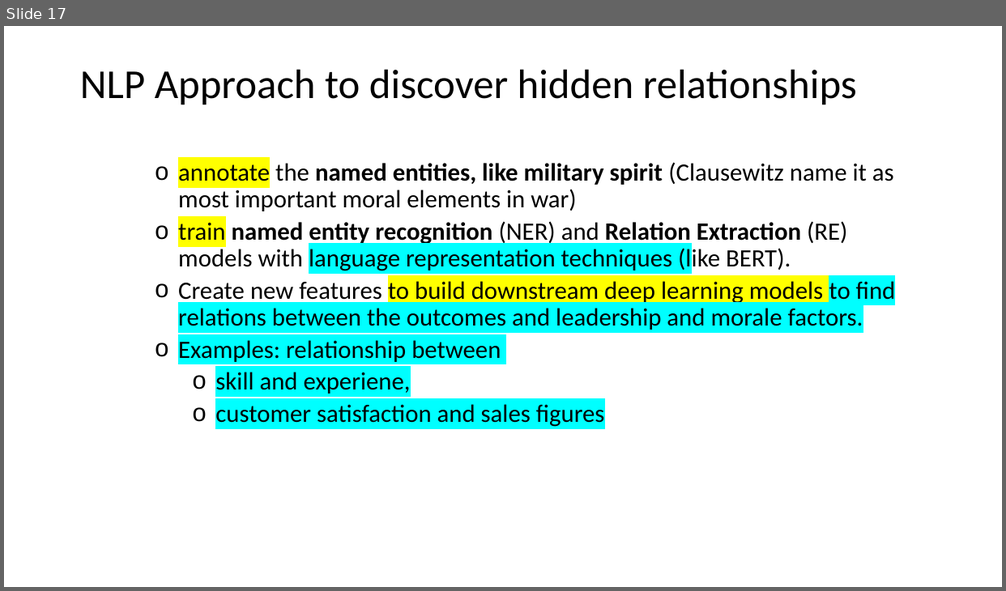
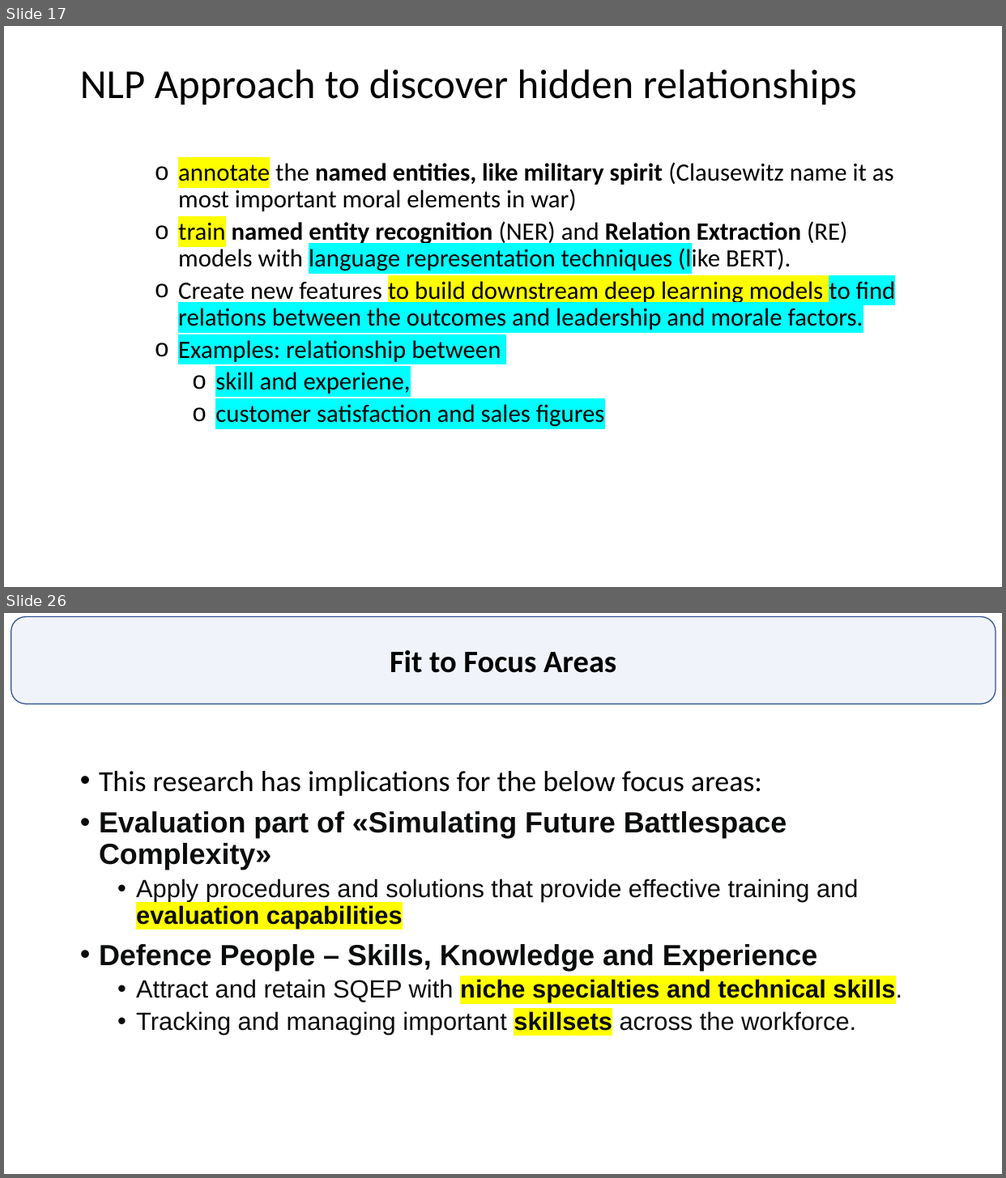
Before and after one commit to GurkanGitHub/PhD, a slide deck: PhD Discussion.pptx. Shown one above the other, each under a label of ours: slide 17 before the commit, slides 17 and 26 after it; the slides between them are not shown. The pictures are 1006x591 and 1006x1178 pixels, drawn with LibreOffice and Linux fonts; fonts in the diff are those of the drawing. Boxes give left, top, right and bottom in pixels: in the first picture for what was removed or moved away, otherwise in the second. Text is boxed around its words. In the diff, an @@ line names an element or a change of style, - is before the commit and + after.

```diff
--- a/PhD Discussion.pptx
+++ b/PhD Discussion.pptx
@@ slide 26 added at (x1=4, y1=613, x2=1002, y2=1174), background #FFFFFF @@
@@ rounded rectangle added at (x1=11, y1=617, x2=996, y2=704), fill #4472C4 at 8% opacity, outline #325491 1 pt, 30 pt, text #000000, bold @@
+Fit to Focus Areas
@@ text added at (x1=99, y1=771, x2=902, y2=1035), 24 pt, text #0B0C0C @@
+• This research has implications for the below focus areas:
+• Evaluation part of «Simulating Future Battlespace Complexity»
+  • Apply procedures and solutions that provide effective training and evaluation capabilities
+• Defence People – Skills, Knowledge and Experience
+  • Attract and retain SQEP with niche specialties and technical skills.
+  • Tracking and managing important skillsets across the workforce.
```
Also in this commit, not shown: 4 slides changed, 7 other slides added, 4 slides removed, 8 other files.
